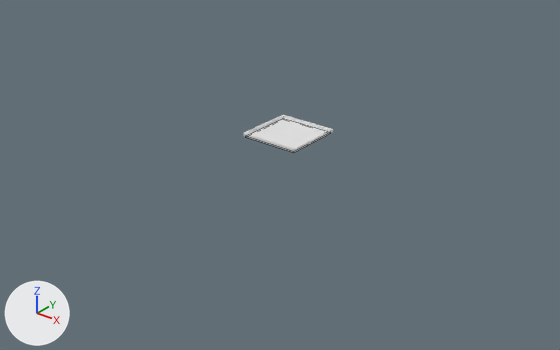
The Blender file scenes/snake.blend, before and after one commit.
One viewpoint serves both versions: a camera (50 mm lens) standing at (291.0, -373.0, 198.0) and looking at (3.0, -12.0, -26.0). Every picture has the same lights, and +X, +Y and +Z are marked at lower left. Mesh edges are drawn as thin lines on the coarser meshes.

The older version as bpy lines, for what is in view:
```python
me_cube_007 = bpy.data.meshes.new('Cube.007')
me_cube_007.from_pydata(...)  # a box spanning x -1.0..1.0, y -1.0..1.0, z -1.0..1.0
ob_floor = bpy.data.objects.new('floor', me_cube_007)
ob_floor.location = (0.0, 0.0, -1.5)
ob_floor.scale = (20.0, 20.0, 0.5)
```
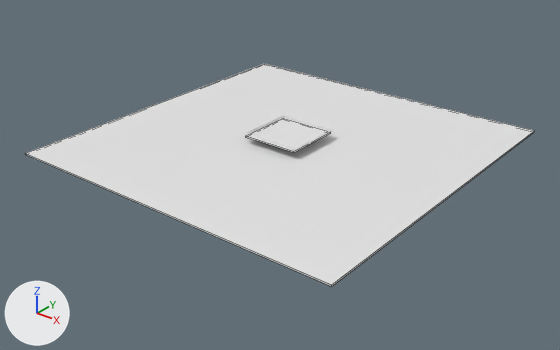
The change, as JSON lines over the scene's bpy script:
```json
{"op": "add", "block": "me_cube_008", "code": ["me_cube_008 = bpy.data.meshes.new('Cube.008')", "me_cube_008.from_pydata(...)  # a box spanning x -1.0..1.0, y -1.0..1.0, z -1.0..1.0"]}
{"op": "add", "block": "ob_floor_001", "code": ["ob_floor_001 = bpy.data.objects.new('floor.001', me_cube_008)", "ob_floor_001.location = (0.0, 0.0, -7.1)", "ob_floor_001.scale = (120.0, 120.0, 0.5)"]}
```

Where the change shows, as pixel boxes (x1, y1, x2, y2) in the pictures (560 x 350 px):
```json
{"object": "floor.001", "change": "added", "after": [25, 64, 534, 287]}
```
